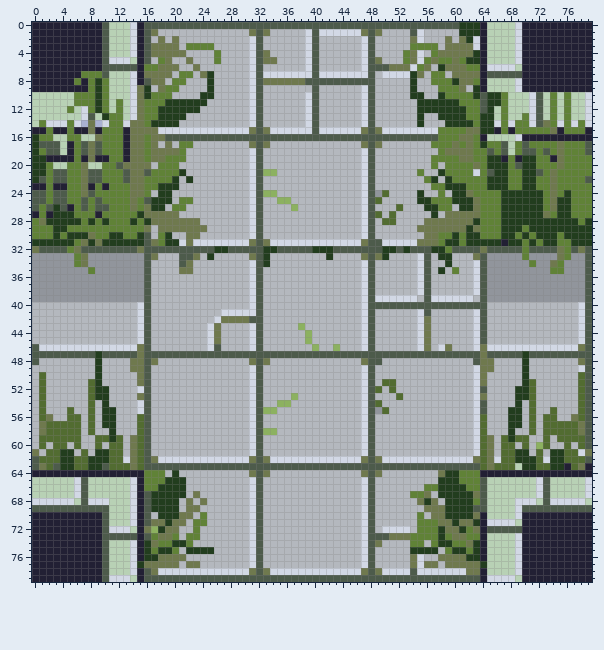
Sprite sheet, stored at GreatMeadow/Assets/Features/Maze_Namespace/Tiles/TileSprites/NorthEastSouthWest.png. Above is the file before it was changed.
The file is 80x80 pixels. Colours within 5 levels of each other are drawn and written as one.
After the commit:
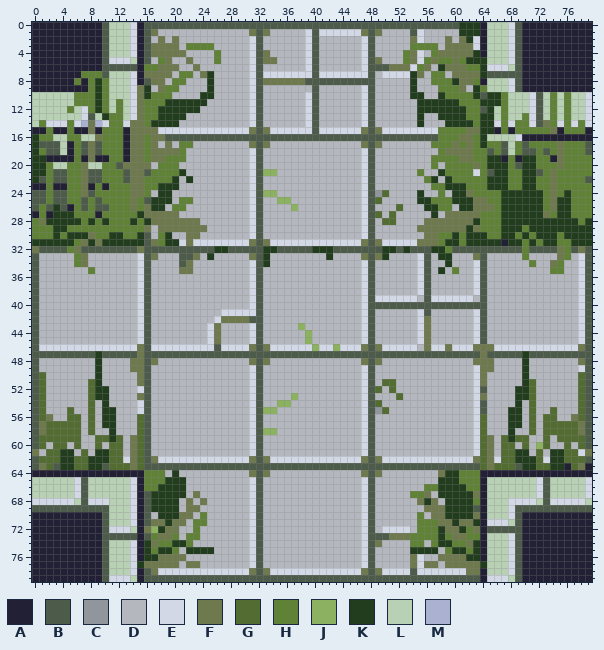
Palette (. is transparent): A #222034  B #4d5b4b  C #91959c  D #b4b8be  E #d2d8e5  F #6f794e  G #526c31  H #608237  J #8cb160  K #223d1e  L #b8d1b5  M #aab1d1
Change:
y 0..4: x 68..69 LE -> EB
y 5: x 64 A -> K; x 68..69 LE -> EB
y 6: x 64 A -> K; x 68..69 EL -> LB
y 7: x 64 A -> K
y 8: x 68..69 LE -> EB
y 9: x 64 A -> H; x 68..69 LE -> EB
y 11: x 64 B -> K
y 16: x 64 A -> K
y 25: x 64 H -> F
y 26: x 64..65 HH -> FF
y 30: x 64 H -> K
y 31: x 49 B -> F
y 32: x 64 F -> B
y 33: x 0..5 CCCCCC -> BDDDDD; x 8..15 CCCCCCCC -> DDDDDDDE; x 65..69 CCCCC -> DDDDD; x 71..74 CCCC -> DDDD; x 77..78 CC -> DE
y 34: x 0..5 CCCCCC -> BDDDDD; x 8..15 CCCCCCCC -> DDDDDDDE; x 65..70 CCCCCC -> DDDDDD; x 72..73 CC -> DD; x 76..78 CCC -> DDE
y 35: x 0..7 CCCCCCCC -> BDDDDDDD; x 9..15 CCCCCCC -> DDDDDDE; x 65..73 CCCCCCCCC -> DDDDDDDDD; x 76..78 CCC -> DDE
y 36..39: x 0..15 CCCCCCCCCCCCCCCC -> BDDDDDDDDDDDDDDE; x 65..78 CCCCCCCCCCCCCC -> DDDDDDDDDDDDDE
y 40..45: x 0 D -> B
y 46: x 17..24 DDDDDDDD -> EEEEEEEE; x 27..31 DDDDE -> EEEEF; x 33..39 DDDDDDD -> FEEEEEE; x 41..42 DD -> EE; x 44..47 DDDE -> EEEF; x 49..55 DDDDDDE -> FEEEEED; x 57 D -> E; x 60..63 DDDE -> EEEF; x 65 E -> F
y 48: x 49 B -> F; x 63 B -> F
y 49..60: x 0 D -> B
y 63: x 69 L -> B
y 65..67: x 64 B -> A
y 68: x 64 B -> A; x 68 L -> E
y 69: x 64 B -> A; x 68..69 LE -> EB
y 70: x 68..69 LE -> EB
y 71: x 68..69 EL -> LB
y 73..78: x 68..69 LE -> EB
y 79: x 68..69 EL -> LB
Changed places in both pictures, as pixel boxes (x1, y1, x2, y2):
changed: (480, 22, 522, 106)
changed: (480, 134, 487, 141)
changed: (480, 197, 494, 211)
changed: (480, 232, 585, 302)
changed: (375, 239, 382, 246)
changed: (32, 253, 144, 449)
changed: (151, 344, 494, 365)
changed: (480, 463, 522, 582)
